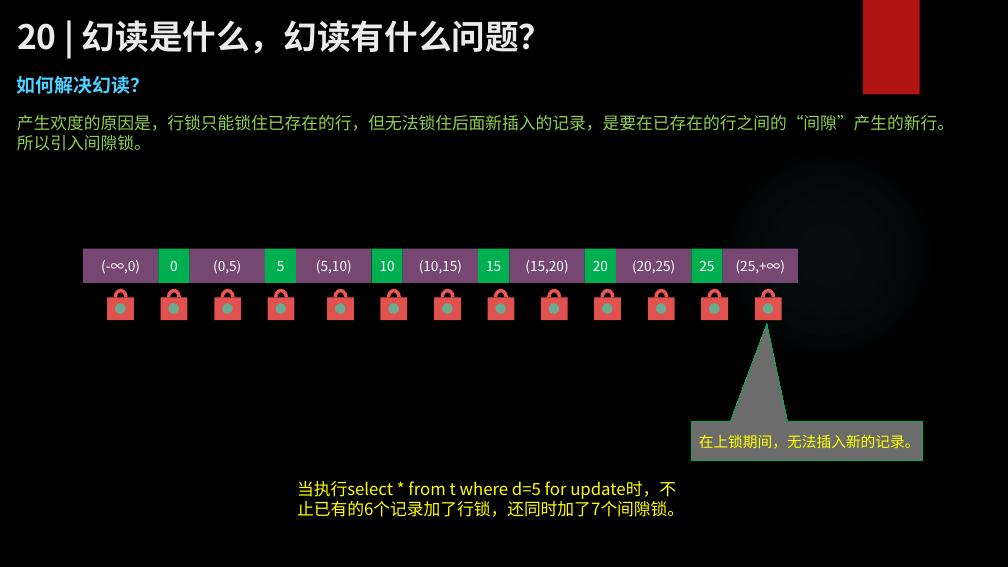
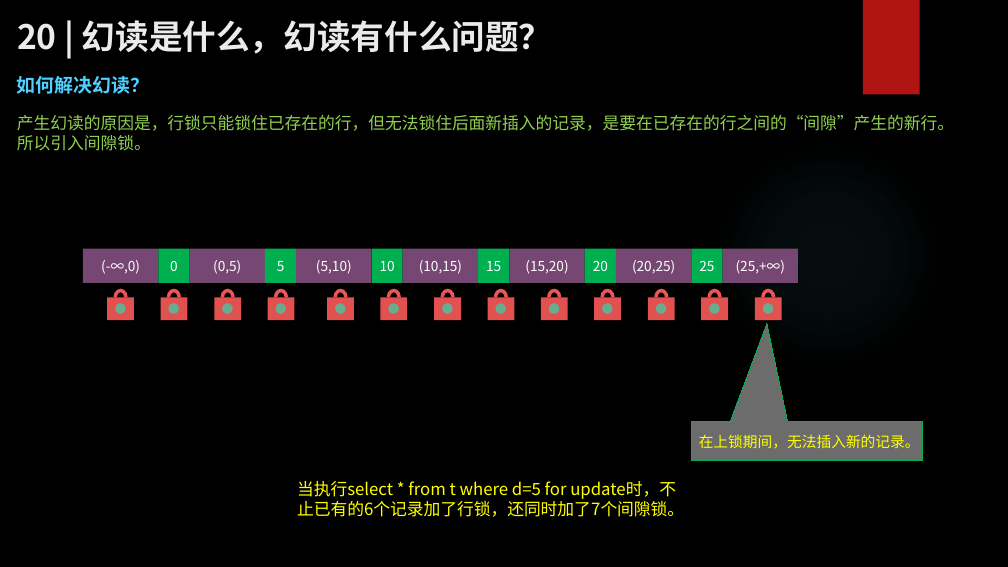
Before and after one commit to zhangkekf/reading-notes, a slide deck: slide 6 of MySQL实战/20幻读是什么，幻读有什么问题？.pptx. Drawn at 1008x567 pixels with LibreOffice and Linux fonts; fonts in the diff are those of the drawing; background and template pictures are left out. Boxes give left, top, right and bottom in pixels: in the first picture for what was removed or moved away, otherwise in the second. Text is boxed around its words. In the diff, an @@ line names an element or a change of style, - is before the commit and + after.

```diff
--- a/MySQL实战/20幻读是什么，幻读有什么问题？.pptx
+++ b/MySQL实战/20幻读是什么，幻读有什么问题？.pptx
@@ text at (17,115,954,131): text changed @@
-产生欢度的原因是，行锁只能锁住已存在的行，但无法锁住后面新插入的记录，是要在已存在的行之间的“间隙”产生的新行。
+产生幻读的原因是，行锁只能锁住已存在的行，但无法锁住后面新插入的记录，是要在已存在的行之间的“间隙”产生的新行。
```
Also in this commit, not shown: 5 other files.
